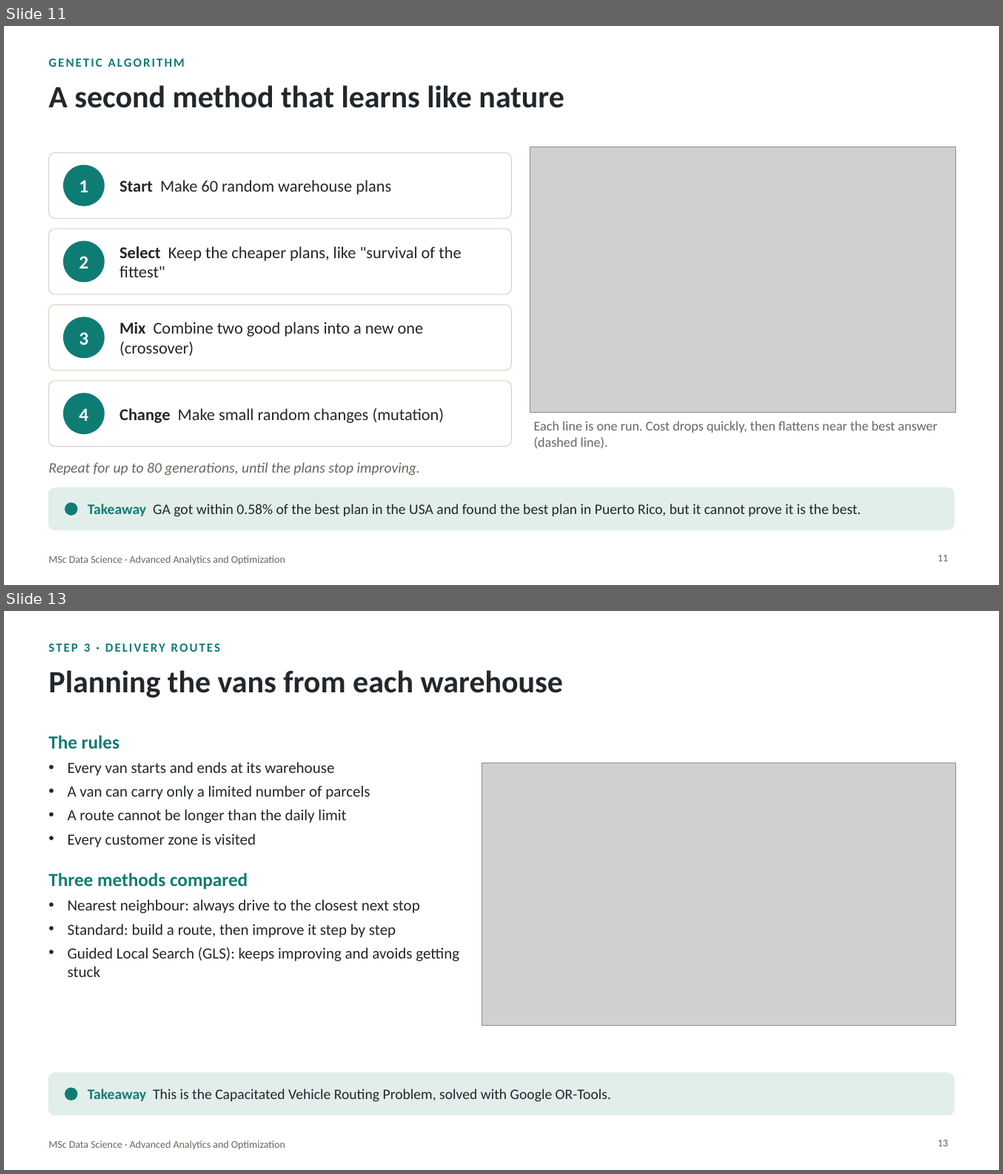
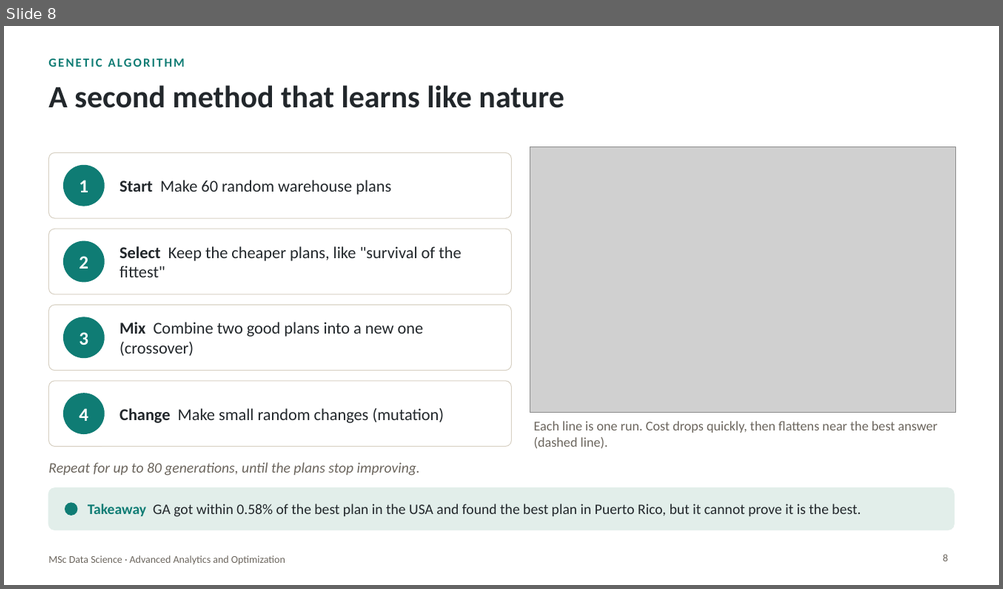
Before and after one commit to cmsoftx/Optimization, a slide deck: presentation/Ecommerce_Optimization_Easy_Presentation.pptx. Shown one above the other, each under a label of ours: slides 11 and 13 before the commit, slide 8 after it; the slides between them are not shown. The pictures are 1003x1174 and 1003x589 pixels, drawn with LibreOffice and Linux fonts; fonts in the diff are those of the drawing; grey boxes stand for pictures; background and template pictures are left out. Boxes give left, top, right and bottom in pixels: in the first picture for what was removed or moved away, otherwise in the second. Text is boxed around its words. In the diff, an @@ line names an element or a change of style, - is before the commit and + after.

```diff
--- a/presentation/Ecommerce_Optimization_Easy_Presentation.pptx
+++ b/presentation/Ecommerce_Optimization_Easy_Presentation.pptx
@@ slide 13 removed at bbox=[4, 611, 999, 1170], background picture (left out); not listed: 1 template element that a slide beside it also shows @@
@@ text removed at bbox=[48, 644, 220, 652] @@
-STEP 3 · DELIVERY ROUTES
@@ title removed at bbox=[48, 670, 563, 698] @@
-Planning the vans from each warehouse
@@ text removed at bbox=[48, 735, 459, 977] @@
-The rules
-• Every van starts and ends at its warehouse
-• A van can carry only a limited number of parcels
-• A route cannot be longer than the daily limit
-• Every customer zone is visited
-Three methods compared
-• Nearest neighbour: always drive to the closest next stop
-• Standard: build a route, then improve it step by step
-• Guided Local Search (GLS): keeps improving and avoids getting stuck
@@ picture removed at bbox=[481, 763, 956, 1027] @@
@@ rounded rectangle removed at bbox=[48, 1073, 954, 1116] @@
@@ ellipse removed at bbox=[65, 1088, 77, 1100] @@
@@ text removed at bbox=[88, 1089, 611, 1102] @@
-Takeaway This is the Capacitated Vehicle Routing Problem, solved with Google OR-Tools.
@@ page number removed at bbox=[937, 1140, 948, 1147] @@
-13
@@ what was slide 11 is now slide 8 @@
@@ page number at bbox=[942, 554, 948, 562]: text changed @@
-11
+8
```
Also in this commit, not shown: 6 slides changed, 1 slide added, 8 other slides removed, 2 other files.
